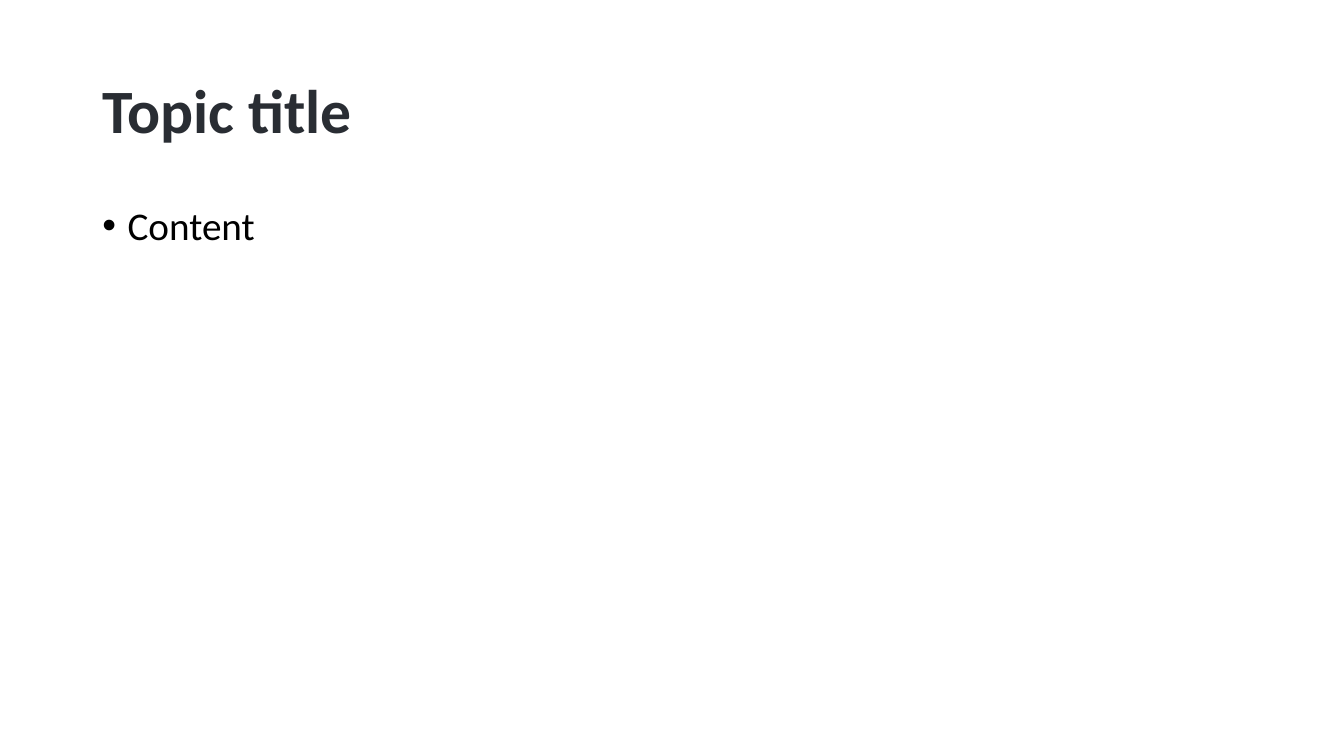
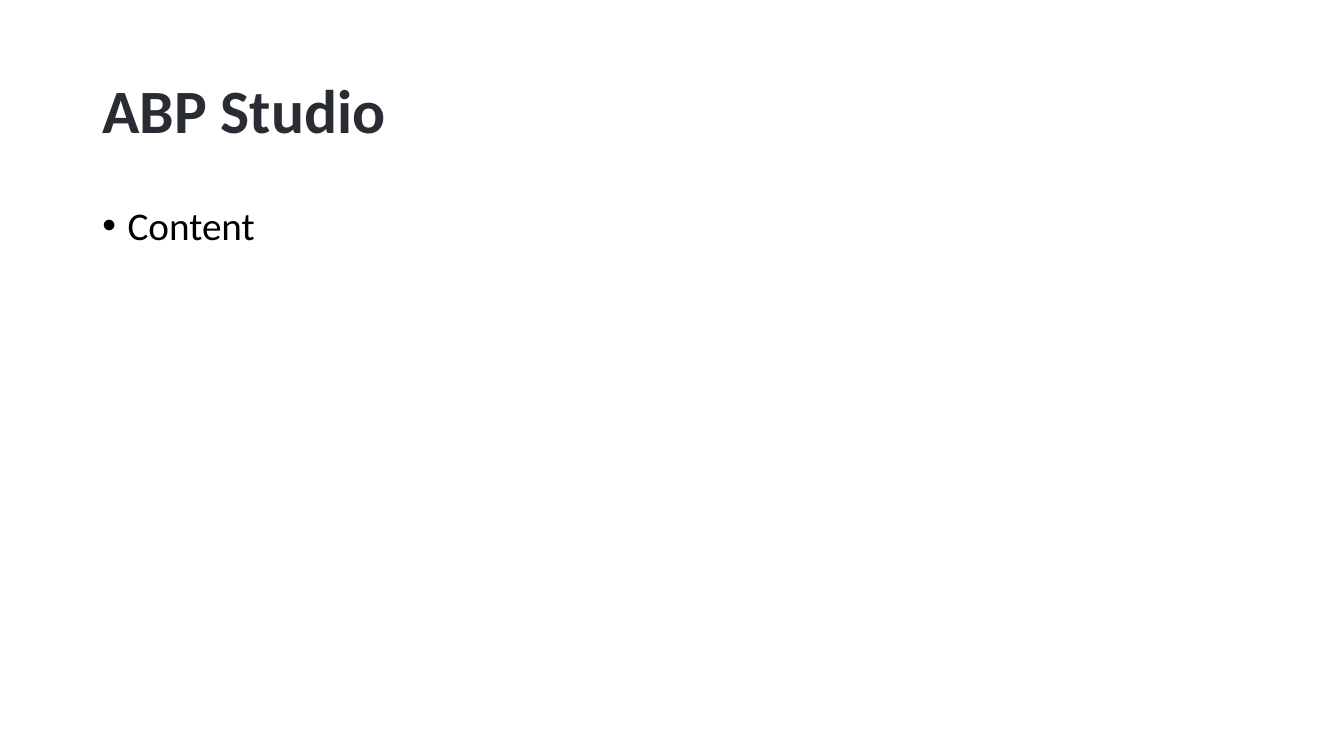
Before and after one commit to hikalkan/presentations, a slide deck: slide 14 of 2023-05-10 ABP Conf 2023 Developing with Kubernetes/Developing with Kubernetes.pptx (slide 12 before the commit). Drawn at 1344x756 pixels with LibreOffice and Linux fonts; fonts in the diff are those of the drawing; background and template pictures are left out. Boxes give left, top, right and bottom in pixels: in the first picture for what was removed or moved away, otherwise in the second. Text is boxed around its words. In the diff, an @@ line names an element or a change of style, - is before the commit and + after.

```diff
--- a/2023-05-10 ABP Conf 2023 Developing with Kubernetes/Developing with Kubernetes.pptx
+++ b/2023-05-10 ABP Conf 2023 Developing with Kubernetes/Developing with Kubernetes.pptx
@@ title at [102, 89, 386, 134]: text changed @@
-Topic title
+ABP Studio
```
Also in this commit, not shown: 5 other slides changed, 4 slides added, 2 slides removed.
